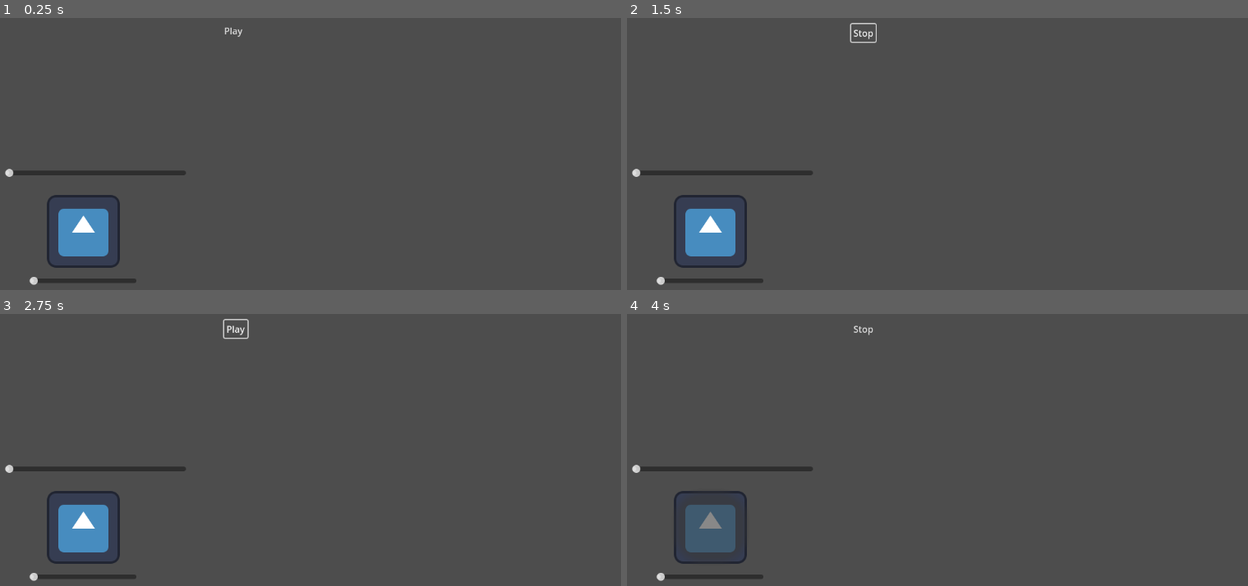
Above: before the commit, frames 1-4 (two rows, left to right).
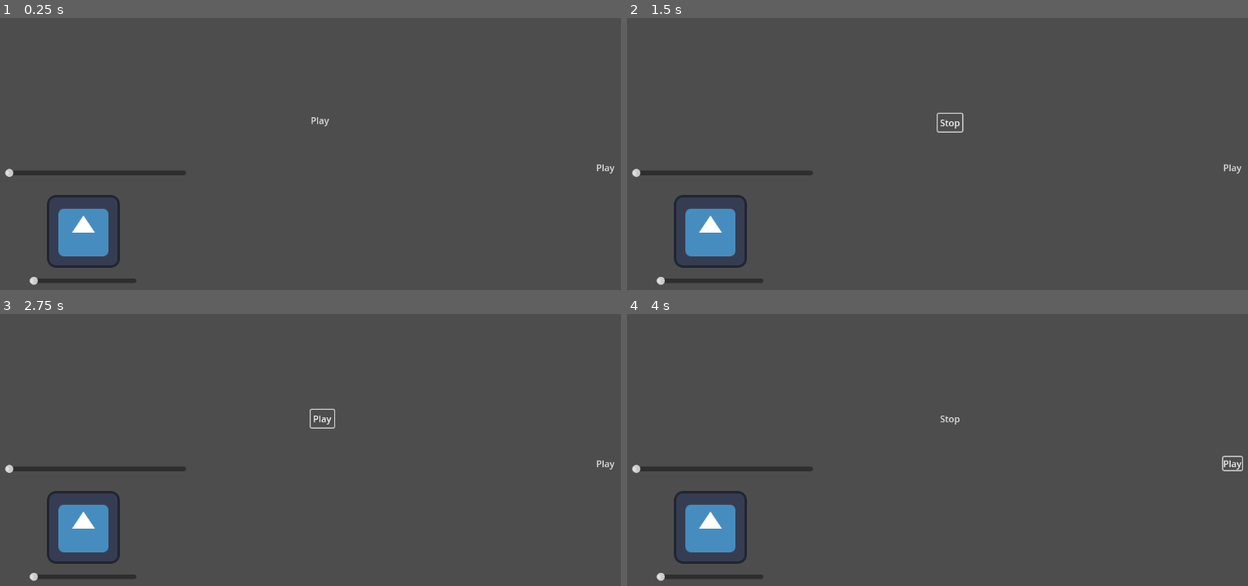
Above: after the commit, the same moments.

Repository: Ava-TU/MusicAssignment2024
Game: Godot game, scene res://Music.tscn
The game is run twice, just before and just after one commit, with the same random seed, the same clock (stepped at 60 frames per second) and the same inputs. The project has no main scene, so this scene is started directly. The engine's default icon, where the game draws it, is replaced by a stand-in: a white triangle on a blue panel in a dark square.
Inputs (mouse positions are in pixels of both pictures, inside the frame that each line leads up to; where the layout moved, square brackets give the same spot in the first picture):
- Up to frame 1 (0.25 s): no input
- Up to frame 2 (1.5 s): click (713, 230) at 0.5 s; click "Play" at 1.25 s
- Up to frame 3 (2.75 s): click "Stop" at 2 s
- Up to frame 4 (4 s): click "Play" at 2.75 s; click (1235, 463) [713, 526] at 3.5 s

The runs differ from the first frame. In frame 1, 0.1% of the frame differs, in the area x 36-99%, y 3-58%; in frame 2, 0.3%; in frame 3, 0.3%; in frame 4, 1.6%, in the area x 9-100%, y 4-88%.

Commit message:
making subscene for looper

Diff:
--- a/musicinstrumenttoy/Music.tscn
+++ b/musicinstrumenttoy/Music.tscn
@@ -1,8 +1,9 @@
-[gd_scene load_steps=8 format=3 uid="uid://cu80nntsddon6"]
+[gd_scene load_steps=9 format=3 uid="uid://cu80nntsddon6"]
 
 [ext_resource type="Texture2D" uid="uid://dv0irk4bly4nk" path="res://icon.svg" id="1_qchyi"]
 [ext_resource type="Script" path="res://ButtonAudio.gd" id="2_ymoms"]
 [ext_resource type="AudioStream" uid="uid://84m7k1nk3q0h" path="res://AudioTest.ogg" id="3_43hv5"]
+[ext_resource type="PackedScene" uid="uid://b0pmbkdhwwdo6" path="res://looper.tscn" id="4_3ddh6"]
 
 [sub_resource type="StyleBoxEmpty" id="StyleBoxEmpty_1pwrs"]
 
@@ -47,14 +48,14 @@
 offset_bottom = 405.0
 
 [node name="Play" type="Sprite2D" parent="."]
-position = Vector2(542, 226)
+position = Vector2(573, 305)
 
 [node name="Play" type="Button" parent="Play"]
 unique_name_in_owner = true
-offset_left = -137.0
-offset_top = -91.0
-offset_right = -129.0
-offset_bottom = -83.0
+offset_left = -16.0
+offset_top = -12.0
+offset_right = 17.0
+offset_bottom = 11.0
 theme_override_styles/hover = SubResource("StyleBoxEmpty_pxh6p")
 theme_override_styles/normal = SubResource("StyleBoxEmpty_jmk0q")
 text = "Play"
@@ -63,6 +64,9 @@
 unique_name_in_owner = true
 stream = ExtResource("3_43hv5")
 
+[node name="Node2D" parent="." instance=ExtResource("4_3ddh6")]
+position = Vector2(769, 212)
+
 [connection signal="button_down" from="Sprite2D/Button" to="." method="_on_button_button_down"]
 [connection signal="value_changed" from="Pitch1" to="." method="_on_pitch_1_value_changed"]
 [connection signal="value_changed" from="Volume" to="." method="_on_volume_value_changed"]
--- /dev/null
+++ b/musicinstrumenttoy/looper.tscn
@@ -0,0 +1,16 @@
+[gd_scene load_steps=3 format=3 uid="uid://b0pmbkdhwwdo6"]
+
+[sub_resource type="StyleBoxEmpty" id="StyleBoxEmpty_k26jf"]
+
+[sub_resource type="StyleBoxEmpty" id="StyleBoxEmpty_ns1af"]
+
+[node name="Node2D" type="Node2D"]
+
+[node name="Button" type="Button" parent="."]
+offset_left = 289.0
+offset_top = 164.0
+offset_right = 297.0
+offset_bottom = 172.0
+theme_override_styles/hover = SubResource("StyleBoxEmpty_k26jf")
+theme_override_styles/normal = SubResource("StyleBoxEmpty_ns1af")
+text = "Play"
